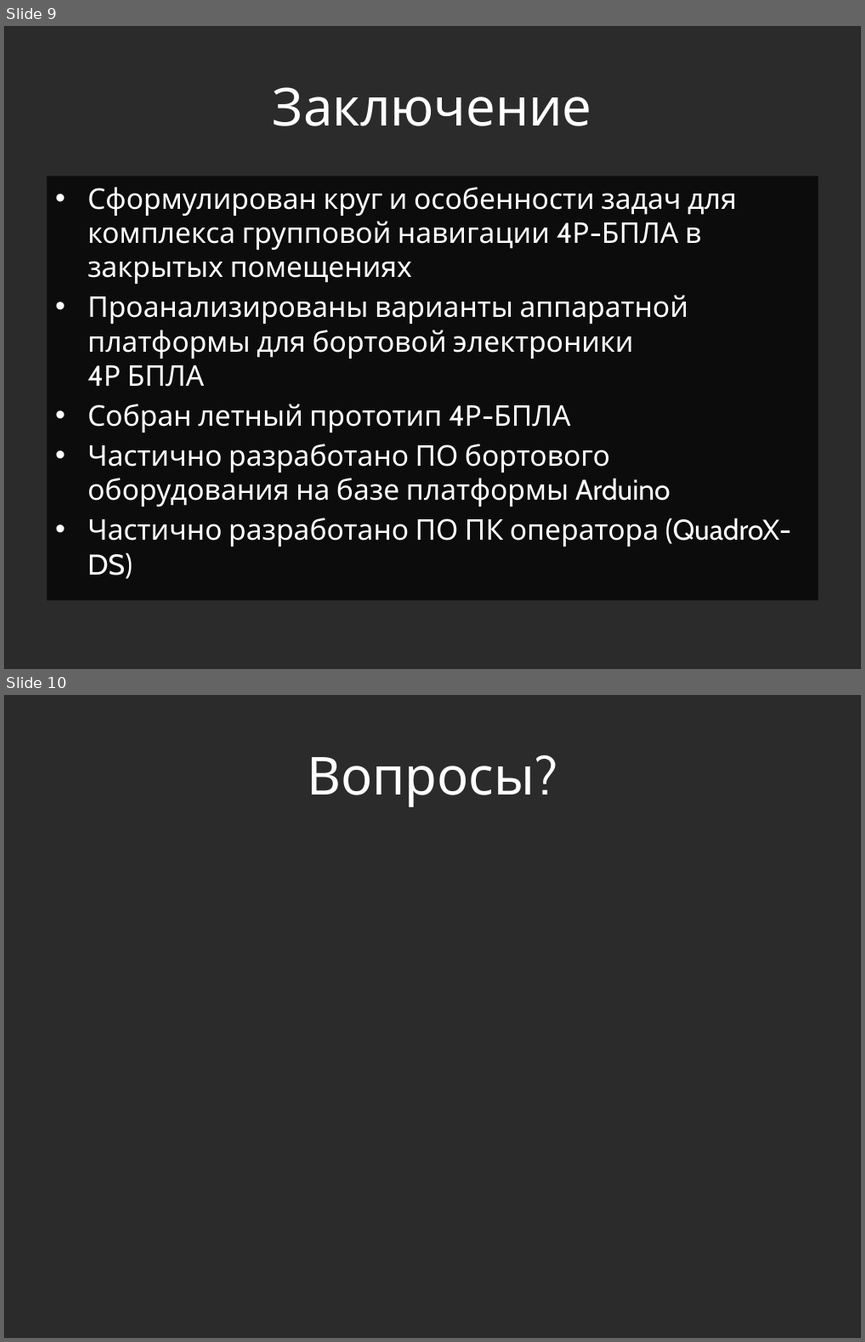
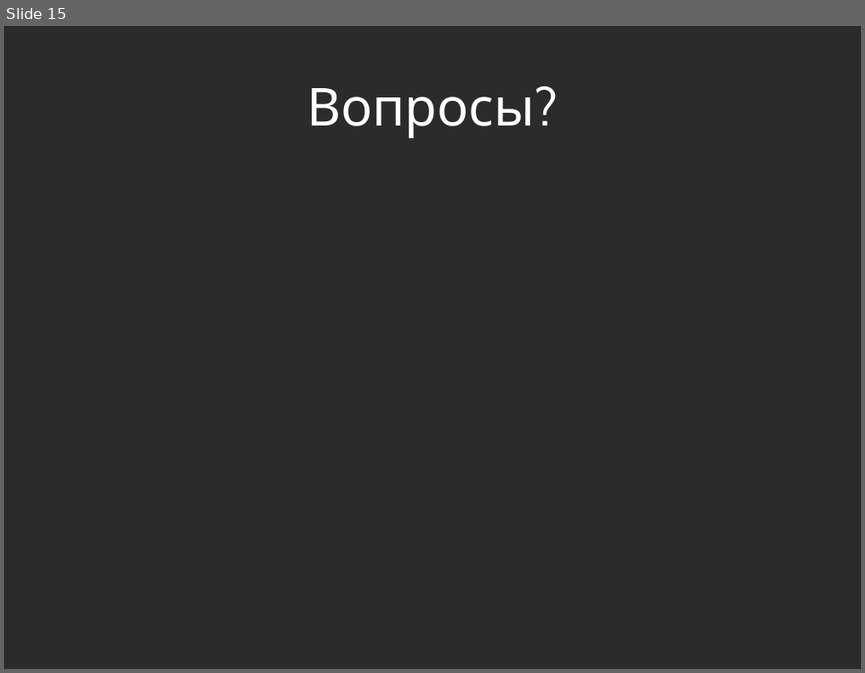
Before and after one commit to yaceq/quadro-xds, a slide deck: Docs/IT_Moscow.pptx. Shown one above the other, each under a label of ours: slides 9 and 10 before the commit, slide 15 after it. The pictures are 865x1342 and 865x673 pixels, drawn with LibreOffice and Linux fonts; fonts in the diff are those of the drawing; background and template pictures are left out; a plain dark background stands for a picture behind light text. Boxes give left, top, right and bottom in pixels: in the first picture for what was removed or moved away, otherwise in the second. Text is boxed around its words. In the diff, an @@ line names an element or a change of style, - is before the commit and + after.

```diff
--- a/Docs/IT_Moscow.pptx
+++ b/Docs/IT_Moscow.pptx
@@ slide 9 removed at <box>4,26,861,669</box>, background picture (left out) @@
@@ title removed at <box>273,87,592,126</box> @@
-Заключение
@@ text removed at <box>46,176,818,600</box> @@
-• Сформулирован круг и особенности задач для комплекса групповой навигации 4Р-БПЛА в закрытых помещениях
-• Проанализированы варианты аппаратной платформы для бортовой электроники
-  4Р БПЛА
-• Собран летный прототип 4Р-БПЛА
-• Частично разработано ПО бортового оборудования на базе платформы Arduino
-• Частично разработано ПО ПК оператора (QuadroX-DS)
@@ what was slide 10 is now slide 15 @@
```
Also in this commit, not shown: 1 slide changed, 6 slides added, 3 other files.
